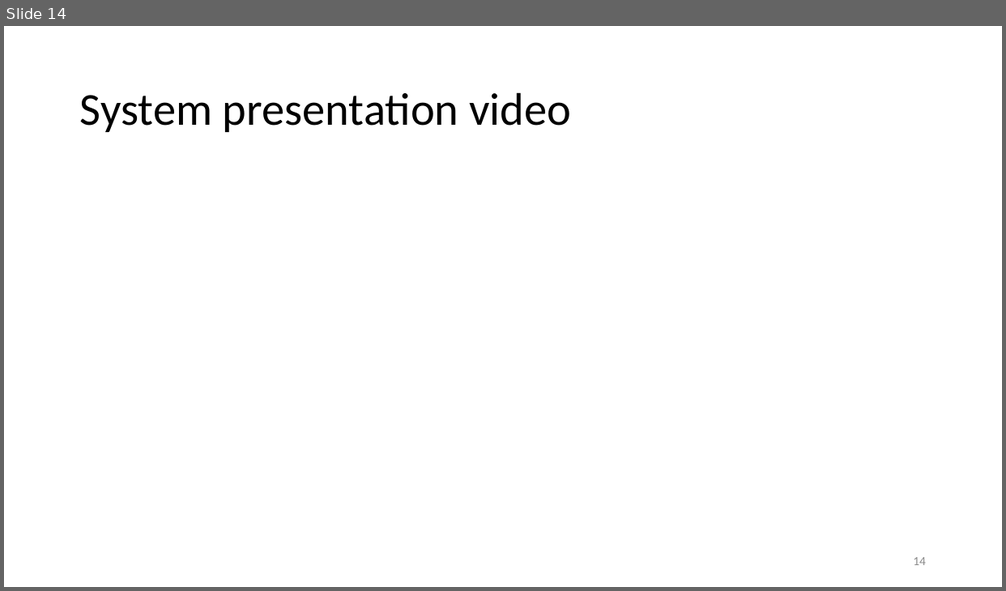
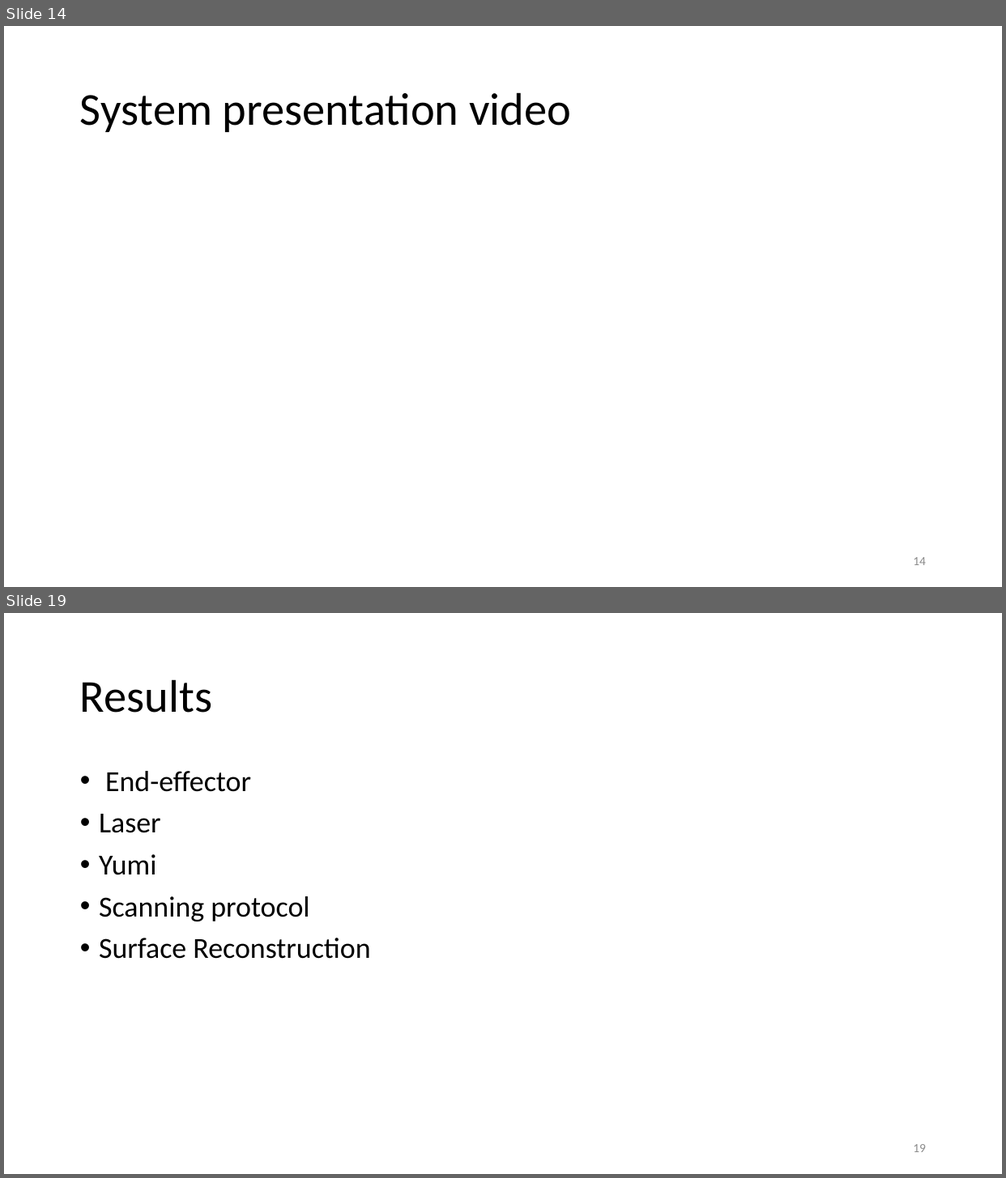
Before and after one commit to MDU-C2/MicroTomography, a slide deck: Precise Positioning and Scanning for Microwave Imaging.pptx. Shown one above the other, each under a label of ours: slide 14 before the commit, slides 14 and 19 after it; the slides between them are not shown. The pictures are 1006x591 and 1006x1178 pixels, drawn with LibreOffice and Linux fonts; fonts in the diff are those of the drawing. Boxes give left, top, right and bottom in pixels: in the first picture for what was removed or moved away, otherwise in the second. Text is boxed around its words. In the diff, an @@ line names an element or a change of style, - is before the commit and + after.

```diff
--- a/Precise Positioning and Scanning for Microwave Imaging.pptx
+++ b/Precise Positioning and Scanning for Microwave Imaging.pptx
@@ slide 19 added at box(4, 613, 1002, 1174), background #FFFFFF @@
@@ title added at box(80, 679, 212, 713), 44 pt, text #000000 @@
+Results
@@ text added at box(99, 771, 370, 959), 28 pt, text #000000 @@
+• End-effector
+• Laser
+• Yumi
+• Scanning protocol
+• Surface Reconstruction
@@ page number added at box(913, 1144, 926, 1152), 12 pt, text #8C8C8C @@
+19
```
Also in this commit, not shown: 1 slide changed, 5 other slides added, 1 slide removed, 1 other file.
